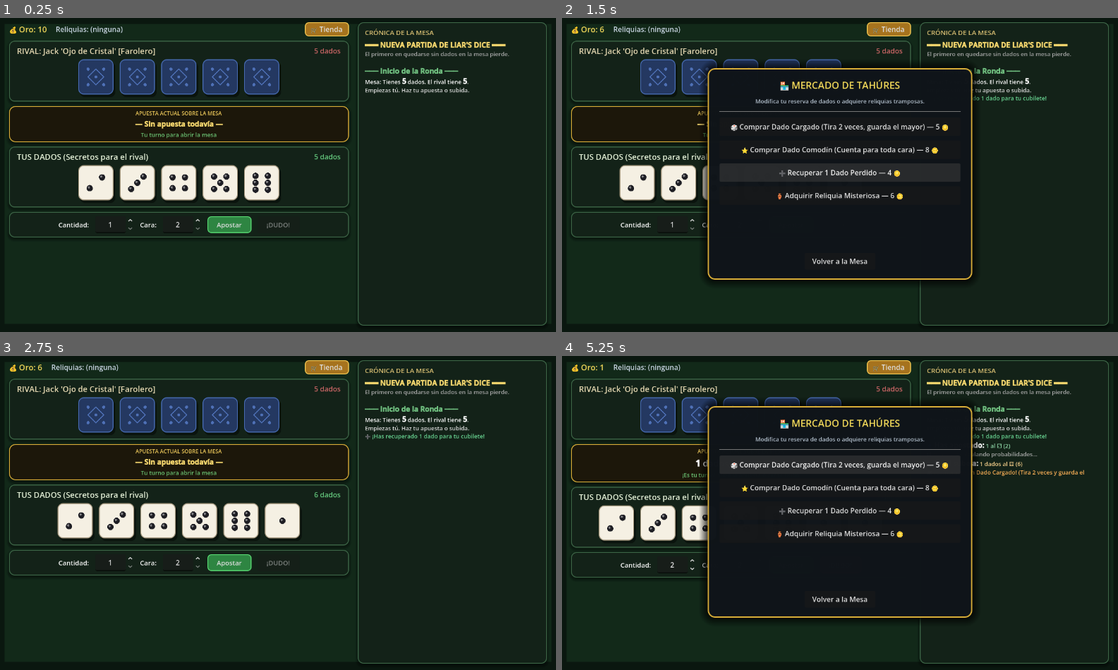
Above: before the commit, frames 1-4 (two rows, left to right).
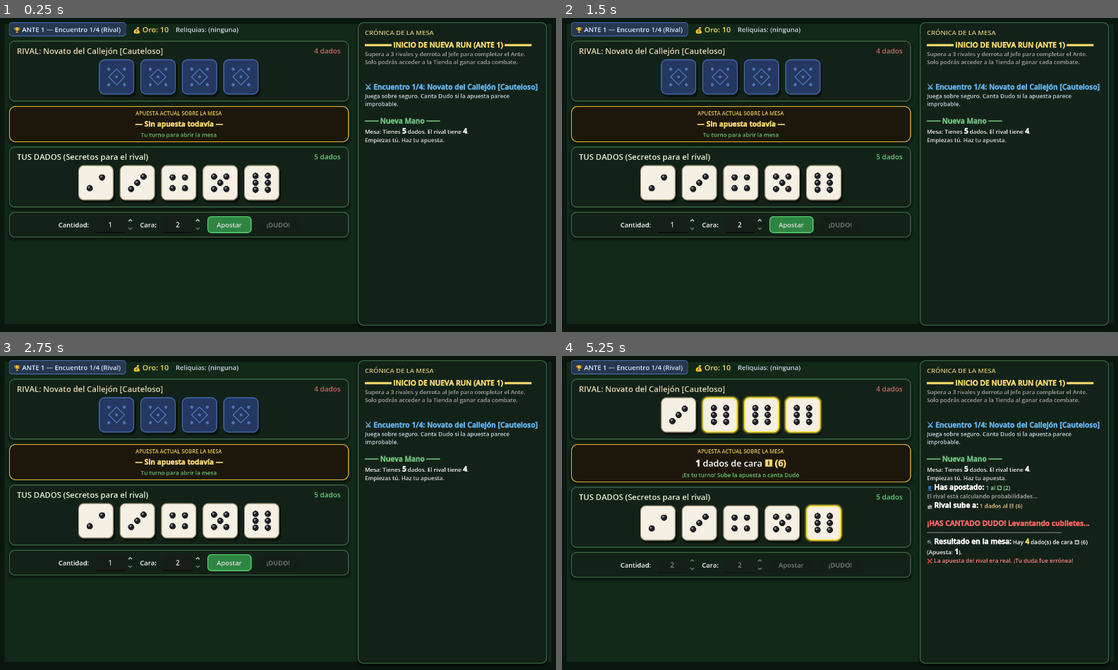
Above: after the commit, the same moments.

Repository: DaltooNico/LiarsDice
Game: Godot game, scene res://Main.tscn
Same seed, same stepped clock (60 frames per second), same inputs: the game is played once before the commit and once after it.
Inputs (mouse positions are in pixels of both pictures, inside the frame that each line leads up to):
- Up to frame 1 (0.25 s): no input
- Up to frame 2 (1.5 s): click (890, 30) at 0.5 s, where only the run before the commit has a clickable "🛒 Tienda"; click (840, 171) at 1.25 s, where only the run before the commit has a clickable "➕ Recuperar 1 Dado Perdido — …"
- Up to frame 3 (2.75 s): click (278, 597) at 2 s, where only the run before the commit has a clickable "Volver a la Mesa"
- Up to frame 4 (5.25 s): click "Apostar" at 2.75 s; click (890, 368) at 3.5 s, where only the run before the commit has a clickable "🛒 Tienda"; click "¡DUDO!" at 4.25 s; click (840, 465) at 5 s, where only the run before the commit has a clickable "🎲 Comprar Dado Cargado (Tira …"

The runs differ from the first frame. In frame 1, 6.3% of the frame differs, in the area x 1-97%, y 1-40%; in frame 2, 15%; in frame 3, 9.6%; in frame 4, 18%, in the area x 1-97%, y 1-86%.

Commit message:
feat: balatro-style run structure (3 rivals + 1 boss) & victory-only shop
- Ante/Run Progression: 4 tiered encounters per run:
  1. Jack 'El Novato' (Cautious, 4 dice)
  2. Vargas 'El Sabueso' (Aggressive, 5 dice)
  3. Madame Farol (Bluffer, 5 dice)
  4. 👑 El Barón Tramposo (Boss, 6 dice with golden wildcard die)
- Shop Flow: Shop is strictly locked during matches and opens only after winning each encounter.
- Victory/Defeat Loop: Beating rivals awards gold, unlocks the shop, and prompts to advance; defeating the Boss wins the entire run; losing all dice triggers game over.

Diff:
--- a/Main.gd
+++ b/Main.gd
@@ -5,23 +5,65 @@
 const RelicManager = preload("res://RelicManager.gd")
 const RelicScript = preload("res://Relic.gd")
 
-# ── Modelos de datos ───────────────────────────────────────────────────────────
+# ── Roster de Encuentros (Estilo Balatro: 3 Rivales + 1 Jefe) ───────────────────
+const ENCOUNTERS = [
+	{
+		"name": "Jack 'El Novato'",
+		"title": "Novato del Callejón [Cauteloso]",
+		"personality": EnemyAI.Personality.CAUTIOUS,
+		"dice_count": 4,
+		"reward": 4,
+		"is_boss": false,
+		"desc": "Juega sobre seguro. Canta Dudo si la apuesta parece improbable."
+	},
+	{
+		"name": "Vargas 'El Sabueso'",
+		"title": "Tahúr Callejero [Agresivo]",
+		"personality": EnemyAI.Personality.AGGRESSIVE,
+		"dice_count": 5,
+		"reward": 5,
+		"is_boss": false,
+		"desc": "Agresivo. Presiona subiendo la apuesta para intimidar."
+	},
+	{
+		"name": "Madame Farol",
+		"title": "Apostadora Ciega [Farolera]",
+		"personality": EnemyAI.Personality.BLUFFER,
+		"dice_count": 5,
+		"reward": 6,
+		"is_boss": false,
+		"desc": "Impredecible. Apuesta a caras que no tiene para tender trampas."
+	},
+	{
+		"name": "👑 El Barón Tramposo",
+		"title": "JEFE: El Barón Tramposo [Jefe]",
+		"personality": EnemyAI.Personality.CHEATER_BOSS,
+		"dice_count": 6,
+		"reward": 15,
+		"is_boss": true,
+		"desc": "¡JEFE! Juega con 6 dados y posee un dado comodín dorado en su reserva."
+	}
+]
+
+# ── Progreso de la Run (Roguelike) ─────────────────────────────────────────────
+var current_ante: int = 1
+var encounter_index: int = 0
+var player_gold: int = 10
+var relic_manager = null
+
+# ── Modelos de datos de dados ──────────────────────────────────────────────────
 var player_dice: Array[Die] = []
 var enemy_dice:  Array[Die] = []
 
 var player_dice_views: Array[DiceFace] = []
 var enemy_dice_views:  Array[DiceFace] = []
-
-# ── Economía y Roguelike ───────────────────────────────────────────────────────
-var player_gold: int = 10
-var relic_manager = null
 
 # ── Estado de la mesa ──────────────────────────────────────────────────────────
 var current_bet: Dictionary = {"quantity": 0, "face": 0}
 var is_player_turn: bool = true
 var is_thinking: bool = false
 
-enum State { BETTING, ROUND_OVER, GAME_OVER }
+enum State { BETTING, ROUND_OVER, MATCH_WON, GAME_OVER, RUN_WON }
 var state: State = State.BETTING
 
 const JOKER_FACE = 1
@@ -34,9 +76,9 @@
 var _log_buffer: String = ""
 
 # ── Referencias UI ─────────────────────────────────────────────────────────────
+@onready var stage_label     : Label         = $UILayer/Margin/Layout/LeftPlayArea/TopBar/StagePanel/Margin/StageLabel
 @onready var gold_label      : Label         = $UILayer/Margin/Layout/LeftPlayArea/TopBar/GoldLabel
 @onready var relics_label    : Label         = $UILayer/Margin/Layout/LeftPlayArea/TopBar/RelicsLabel
-@onready var btn_open_shop   : Button        = $UILayer/Margin/Layout/LeftPlayArea/TopBar/BtnOpenShop
 
 @onready var game_log        : RichTextLabel = $UILayer/Margin/Layout/RightLogArea/LogPanel/Margin/VBox/GameLog
 @onready var enemy_title     : Label         = $UILayer/Margin/Layout/LeftPlayArea/EnemyPanel/Margin/VBox/Header/EnemyTitle
@@ -56,14 +98,12 @@
 @onready var btn_dudo        : Button        = $UILayer/Margin/Layout/LeftPlayArea/ControlsPanel/Margin/ControlsHBox/BtnDudo
 @onready var btn_action      : Button        = $UILayer/Margin/Layout/LeftPlayArea/ControlsPanel/Margin/ControlsHBox/BtnAction
 
-@onready var shop_overlay    : PanelContainer = $UILayer/ShopOverlay
+@onready var shop_overlay         : PanelContainer = $UILayer/ShopOverlay
+@onready var next_encounter_label : Label          = $UILayer/ShopOverlay/Margin/VBox/NextEncounterLabel
+@onready var btn_next_match       : Button         = $UILayer/ShopOverlay/Margin/VBox/BtnNextMatch
 
 func _ready() -> void:
-	relic_manager = RelicManager.new()
-	enemy_ai = EnemyAI.new(EnemyAI.Personality.BLUFFER, "Jack 'Ojo de Cristal' [Farolero]")
-	enemy_title.text = "RIVAL: " + enemy_ai.boss_name
-	_update_top_bar()
-	start_match(5, 5)
+	start_new_run()
 
 # ── Sistema de Log enriquecido con BBCode ──────────────────────────────────────
 
@@ -75,21 +115,61 @@
 	_log_buffer = ""
 	game_log.text = ""
 
-# ── Ciclo de Vida: Partida y Ronda ─────────────────────────────────────────────
-
-func start_match(player_count: int, enemy_count: int) -> void:
-	player_dice = _create_dice(player_count)
-	enemy_dice  = _create_dice(enemy_count)
+# ── Ciclo de Vida de la Run ────────────────────────────────────────────────────
+
+func start_new_run() -> void:
+	current_ante = 1
+	encounter_index = 0
+	player_gold = 10
+	relic_manager = RelicManager.new()
+
+	# La reserva inicial del jugador: 5 dados normales
+	player_dice = _create_dice(5)
+
 	_clear_log()
-	log_msg("[b][color=#f5d76e]═══ NUEVA PARTIDA DE LIAR'S DICE ═══[/color][/b]")
-	log_msg("[color=#aaaaaa]El primero en quedarse sin dados en la mesa pierde.[/color]")
+	log_msg("[b][color=#f5d76e]══════ INICIO DE NUEVA RUN (ANTE %d) ══════[/color][/b]" % current_ante)
+	log_msg("[color=#aaaaaa]Supera a 3 rivales y derrota al Jefe para completar el Ante.[/color]")
+	log_msg("[color=#aaaaaa]Solo podrás acceder a la Tienda al ganar cada combate.[/color]\n")
+
+	start_encounter(encounter_index)
+
+func start_encounter(idx: int) -> void:
+	shop_overlay.visible = false
+	var enc: Dictionary = ENCOUNTERS[idx]
+
+	# Configurar IA rival
+	enemy_ai = EnemyAI.new(enc.personality, enc.name)
+	enemy_title.text = "RIVAL: " + enc.title
+
+	# Crear dados del rival (si es el jefe, tiene 1 comodín especial)
+	enemy_dice.clear()
+	var rival_dice_count: int = enc.dice_count
+	if enc.is_boss:
+		enemy_dice.append(Die.new(Die.Type.WILDCARD)) # Dado tramposo del jefe
+		for _i in range(rival_dice_count - 1):
+			enemy_dice.append(Die.new())
+	else:
+		enemy_dice = _create_dice(rival_dice_count)
+
+	# Asegurar que el jugador comience con al menos 5 dados (conservando especiales)
+	while player_dice.size() < 5:
+		player_dice.append(Die.new())
+
+	_update_top_bar()
+
+	if enc.is_boss:
+		log_msg("\n[b][color=#e53e3e]⚠ ¡ADVERTENCIA DE JEFE! Te enfrentas a %s[/color][/b]" % enc.name)
+		log_msg("[color=#feb2b2]%s[/color]" % enc.desc)
+	else:
+		log_msg("\n[b][color=#63b3ed]⚔ Encuentro %d/4: %s[/color][/b]" % [idx + 1, enc.title])
+		log_msg("[color=#cbd5e0]%s[/color]" % enc.desc)
+
 	start_round()
 
 func start_round() -> void:
 	is_thinking = false
 	shop_overlay.visible = false
 
-	# Tirar dados físicos de ambos jugadores
 	for die: Die in player_dice:
 		die.roll()
 	for die: Die in enemy_dice:
@@ -107,15 +187,15 @@
 	_reset_spinboxes_for_turn()
 	_update_top_bar()
 
-	log_msg("\n[b][color=#70c080]─── Inicio de la Ronda ───[/color][/b]")
+	log_msg("\n[b][color=#70c080]─── Nueva Mano ───[/color][/b]")
 	log_msg("Mesa: Tienes [b]%d[/b] dados. El rival tiene [b]%d[/b]." % [player_dice.size(), enemy_dice.size()])
 
-	# Reliquia: Lente de Cuarzo revela 1 dado del rival
+	# Reliquia: Lente de Cuarzo
 	if relic_manager.has_relic("spy_lens") and not enemy_dice_views.is_empty():
 		enemy_dice_views[0].face_down = false
 		log_msg("[color=#63b3ed]👁️ [b]Lente de Cuarzo:[/b] Puedes espiar que el rival tiene un dado con cara %d![/color]" % enemy_dice[0].face)
 
-	log_msg("[color=#e0e0e0]Empiezas tú. Haz tu apuesta o subida.[/color]")
+	log_msg("[color=#e0e0e0]Empiezas tú. Haz tu apuesta.[/color]")
 
 func _create_dice(count: int) -> Array[Die]:
 	var hand: Array[Die] = []
@@ -126,7 +206,7 @@
 func _sort_dice(dice: Array[Die]) -> void:
 	dice.sort_custom(func(a, b): return a.face < b.face)
 
-# ── Renderizado y Animación de Dados Visuales ──────────────────────────────────
+# ── Renderizado y Animación de Dados ───────────────────────────────────────────
 
 func _clear_dice_container(container: HBoxContainer) -> void:
 	for child in container.get_children():
@@ -138,7 +218,6 @@
 	player_dice_views.clear()
 	enemy_dice_views.clear()
 
-	# Dados del jugador
 	for i in range(player_dice.size()):
 		var die: Die = player_dice[i]
 		var view := DiceFace.new(die.face, die.type, false)
@@ -146,7 +225,6 @@
 		player_dice_views.append(view)
 		view.play_roll_anim(float(i) * 0.05)
 
-	# Dados del rival
 	for i in range(enemy_dice.size()):
 		var die: Die = enemy_dice[i]
 		var view := DiceFace.new(die.face, die.type, true)
@@ -160,6 +238,14 @@
 # ── Actualización de Interfaz ──────────────────────────────────────────────────
 
 func _update_top_bar() -> void:
+	var enc: Dictionary = ENCOUNTERS[encounter_index]
+	var stage_text: String
+	if enc.is_boss:
+		stage_text = "👑 ANTE %d — Encuentro 4/4 (¡JEFE!)" % current_ante
+	else:
+		stage_text = "🏆 ANTE %d — Encuentro %d/4 (Rival)" % [current_ante, encounter_index + 1]
+	stage_label.text = stage_text
+
 	gold_label.text = "💰 Oro: %d" % player_gold
 	if relic_manager == null or relic_manager.active_relics.is_empty():
 		relics_label.text = "Reliquias: (ninguna)"
@@ -208,23 +294,34 @@
 			btn_bet.disabled   = (not is_player_turn) or is_thinking
 			btn_dudo.disabled  = (current_bet.quantity == 0) or (not is_player_turn) or is_thinking
 			btn_action.visible = false
-			btn_open_shop.disabled = false
 			spin_quantity.editable = is_player_turn and not is_thinking
 			spin_face.editable     = is_player_turn and not is_thinking
 		State.ROUND_OVER:
 			btn_bet.disabled   = true
 			btn_dudo.disabled  = true
-			btn_action.text    = "Siguiente Ronda"
+			btn_action.text    = "Siguiente Mano"
 			btn_action.visible = true
-			btn_open_shop.disabled = false
+			spin_quantity.editable = false
+			spin_face.editable     = false
+		State.MATCH_WON:
+			btn_bet.disabled   = true
+			btn_dudo.disabled  = true
+			btn_action.text    = "Ir a la Tienda 🛒"
+			btn_action.visible = true
 			spin_quantity.editable = false
 			spin_face.editable     = false
 		State.GAME_OVER:
 			btn_bet.disabled   = true
 			btn_dudo.disabled  = true
-			btn_action.text    = "Revancha (Nueva Partida)"
+			btn_action.text    = "Reintentar Run (Nueva Partida)"
 			btn_action.visible = true
-			btn_open_shop.disabled = false
+			spin_quantity.editable = false
+			spin_face.editable     = false
+		State.RUN_WON:
+			btn_bet.disabled   = true
+			btn_dudo.disabled  = true
+			btn_action.text    = "¡Victoria Total! (Nueva Run)"
+			btn_action.visible = true
 			spin_quantity.editable = false
 			spin_face.editable     = false
 
@@ -268,10 +365,10 @@
 	match state:
 		State.ROUND_OVER:
 			start_round()
-		State.GAME_OVER:
-			player_gold = 10
-			relic_manager = RelicManager.new()
-			start_match(5, 5)
+		State.MATCH_WON:
+			_open_victory_shop()
+		State.GAME_OVER, State.RUN_WON:
+			start_new_run()
 
 # ── Turno del Enemigo (IA) ─────────────────────────────────────────────────────
 
@@ -333,7 +430,7 @@
 		var reveal_time: float = float(enemy_dice_views.size()) * 0.12 + 0.35
 		await get_tree().create_timer(reveal_time).timeout
 
-	# 2. Contar dados físicos válidos
+	# 2. Contar dados físicos
 	var physical_count: int = 0
 	var f_str: String = FACE_SYMBOLS[bet_face]
 
@@ -349,7 +446,7 @@
 			physical_count += 1
 			enemy_dice_views[i].is_highlighted = true
 
-	# 3. Intercepción de Reliquias (Modificadores)
+	# 3. Intercepción de Reliquias
 	var relic_bonus: int = relic_manager.apply_dice_count_modifiers(bet_face, is_joker_round, physical_count, player_called)
 	var final_count: int = physical_count + relic_bonus
 
@@ -372,13 +469,12 @@
 			log_msg("[color=#fc8181]❌ La apuesta del rival era real. ¡Tu duda fue errónea![/color]")
 		else:
 			log_msg("[color=#68d391]🎯 ¡Cazaste el farol del rival! La apuesta era falsa.[/color]")
-			# Recompensa de oro por descubrir farol
-			var gold_reward: int = 3
+			var gold_reward: int = 2
 			if relic_manager.has_relic("gambler_pouch"):
 				gold_reward += 4
 				log_msg("[color=#f6e05e]💰 ¡Bolsa de Tahúr te otorga +4 oro extra![/color]")
 			player_gold += gold_reward
-			log_msg("[color=#f6e05e]+%d 🪙 de oro ganado.[/color]" % gold_reward)
+			log_msg("[color=#f6e05e]+%d 🪙 de oro ganado por cazar el farol.[/color]" % gold_reward)
 	else:
 		player_loses = not bet_was_true
 		if player_loses:
@@ -386,7 +482,7 @@
 		else:
 			log_msg("[color=#68d391]🎯 ¡Tu apuesta era legítima! El rival dudó equivocadamente.[/color]")
 			player_gold += 2
-			log_msg("[color=#f6e05e]+2 🪙 por defender tu farol/apuesta.[/color]")
+			log_msg("[color=#f6e05e]+2 🪙 por defender tu apuesta.[/color]")
 
 	_update_top_bar()
 
@@ -410,35 +506,71 @@
 	player_count_lbl.text = "%d dados" % player_dice.size()
 	enemy_count_lbl.text  = "%d dados" % enemy_dice.size()
 
-	# 5. Comprobar fin de partida o siguiente ronda
+	# 5. Comprobar resolución del combate
 	if is_inside_tree():
 		await get_tree().create_timer(0.5).timeout
 	is_thinking = false
 
 	if player_dice.is_empty():
-		_end_game(false)
+		_handle_player_defeat()
 	elif enemy_dice.is_empty():
-		_end_game(true)
+		_handle_match_victory()
 	else:
 		_set_state(State.ROUND_OVER)
 
-func _end_game(player_won: bool) -> void:
+# ── Victoria / Derrota de Combate ─────────────────────────────────────────────
+
+func _handle_player_defeat() -> void:
 	log_msg("═══════════════════════════════════════")
-	if player_won:
-		log_msg("[b][color=#f6e05e]🏆 ¡VICTORIA TOTAL! Has derrotado a %s.[/color][/b]" % enemy_ai.boss_name)
-		log_msg("[color=#68d391]El rival se quedó sin dados en la mesa.[/color]")
-	else:
-		log_msg("[b][color=#e53e3e]💀 DERROTA. Te quedaste sin dados.[/color][/b]")
-		log_msg("[color=#fc8181]Mejor suerte en la próxima mano, tahúr.[/color]")
+	log_msg("[b][color=#e53e3e]💀 DERROTA. Te has quedado sin dados.[/color][/b]")
+	log_msg("[color=#fc8181]Tu run ha terminado en el Encuentro %d/4. ¡Mejor suerte la próxima vez![/color]" % (encounter_index + 1))
 	_set_state(State.GAME_OVER)
 
-# ── Interacción con la Tienda (Roguelike Shop) ──────────────────────────────────
-
-func _on_btn_open_shop_pressed() -> void:
+func _handle_match_victory() -> void:
+	var enc: Dictionary = ENCOUNTERS[encounter_index]
+	var reward: int = enc.reward
+	player_gold += reward
+	_update_top_bar()
+
+	log_msg("═══════════════════════════════════════")
+	log_msg("[b][color=#f6e05e]🎉 ¡HAS DERROTADO A %s![/color][/b]" % enc.name)
+	log_msg("[color=#68d391]Recompensa de combate: +%d 🪙 de oro.[/color]" % reward)
+
+	if enc.is_boss:
+		# ¡Has vencido al Jefe de la Run!
+		log_msg("\n[b][color=#f6e05e]🏆 ¡¡ANTE %d COMPLETADO CON ÉXITO!![/color][/b]" % current_ante)
+		log_msg("[b][color=#68d391]¡Has derrotado al Barón Tramposo y completado la Run Roguelike![/color][/b]")
+		_set_state(State.RUN_WON)
+	else:
+		log_msg("[color=#f5d76e]La Tienda está ahora abierta. Gasta tus ganancias antes del siguiente rival.[/color]")
+		_set_state(State.MATCH_WON)
+		# Abrir la tienda de victoria
+		_open_victory_shop()
+
+# ── Tienda de Victoria (Solo tras ganar el encuentro) ──────────────────────────
+
+func _open_victory_shop() -> void:
 	shop_overlay.visible = true
-
-func _on_btn_close_shop_pressed() -> void:
+	var next_idx: int = encounter_index + 1
+	if next_idx < ENCOUNTERS.size():
+		var next_enc: Dictionary = ENCOUNTERS[next_idx]
+		if next_enc.is_boss:
+			next_encounter_label.text = "⚠️ ¡ATENCIÓN! PRÓXIMO COMBATE: %s (6 dados)" % next_enc.name
+			next_encounter_label.modulate = Color(1.0, 0.3, 0.3)
+			btn_next_match.text = "Enfrentar al Jefe 👑"
+		else:
+			next_encounter_label.text = "Próximo Rival: %s (%d dados)" % [next_enc.name, next_enc.dice_count]
+			next_encounter_label.modulate = Color(0.9, 0.8, 0.4)
+			btn_next_match.text = "Siguiente Rival ➡️"
+
+func _on_btn_next_match_pressed() -> void:
 	shop_overlay.visible = false
+	encounter_index += 1
+	if encounter_index < ENCOUNTERS.size():
+		start_encounter(encounter_index)
+	else:
+		# Fin del ante
+		start_new_run()
 
 func _on_btn_buy_loaded_pressed() -> void:
 	if player_gold < 5:
@@ -468,7 +600,7 @@
 	player_dice.append(Die.new(Die.Type.NORMAL))
 	_update_top_bar()
 	_render_dice_views()
-	log_msg("[color=#68d391]➕ ¡Has recuperado 1 dado para tu cubilete![/color]")
+	log_msg("[color=#68d391]➕ ¡Has recuperado 1 dado para tu reserva![/color]")
 
 func _on_btn_buy_relic_pressed() -> void:
 	if player_gold < 6:
--- a/Main.tscn
+++ b/Main.tscn
@@ -56,20 +56,8 @@
 corner_radius_bottom_left = 8
 corner_radius_bottom_right = 8
 
-[sub_resource type="StyleBoxFlat" id="StyleBoxFlat_btn_shop"]
-bg_color = Color(0.65, 0.45, 0.12, 1)
-border_width_left = 2
-border_width_top = 2
-border_width_right = 2
-border_width_bottom = 2
-border_color = Color(0.95, 0.78, 0.32, 1)
-corner_radius_top_left = 8
-corner_radius_top_right = 8
-corner_radius_bottom_left = 8
-corner_radius_bottom_right = 8
-
 [sub_resource type="StyleBoxFlat" id="StyleBoxFlat_modal"]
-bg_color = Color(0.06, 0.08, 0.10, 0.96)
+bg_color = Color(0.06, 0.08, 0.10, 0.97)
 border_width_left = 3
 border_width_top = 3
 border_width_right = 3
@@ -79,8 +67,20 @@
 corner_radius_top_right = 16
 corner_radius_bottom_left = 16
 corner_radius_bottom_right = 16
-shadow_color = Color(0, 0, 0, 0.7)
-shadow_size = 20
+shadow_color = Color(0, 0, 0, 0.75)
+shadow_size = 24
+
+[sub_resource type="StyleBoxFlat" id="StyleBoxFlat_stage_badge"]
+bg_color = Color(0.16, 0.22, 0.34, 0.9)
+border_width_left = 1
+border_width_top = 1
+border_width_right = 1
+border_width_bottom = 1
+border_color = Color(0.35, 0.55, 0.85, 1)
+corner_radius_top_left = 6
+corner_radius_top_right = 6
+corner_radius_bottom_left = 6
+corner_radius_bottom_right = 6
 
 [node name="Main" type="Node2D"]
 script = ExtResource("1_script")
@@ -122,26 +122,37 @@
 
 [node name="TopBar" type="HBoxContainer" parent="UILayer/Margin/Layout/LeftPlayArea"]
 layout_mode = 2
-theme_override_constants/separation = 20
+theme_override_constants/separation = 16
+
+[node name="StagePanel" type="PanelContainer" parent="UILayer/Margin/Layout/LeftPlayArea/TopBar"]
+layout_mode = 2
+theme_override_styles/panel = SubResource("StyleBoxFlat_stage_badge")
+
+[node name="Margin" type="MarginContainer" parent="UILayer/Margin/Layout/LeftPlayArea/TopBar/StagePanel"]
+layout_mode = 2
+theme_override_constants/margin_left = 10
+theme_override_constants/margin_top = 4
+theme_override_constants/margin_right = 10
+theme_override_constants/margin_bottom = 4
+
+[node name="StageLabel" type="Label" parent="UILayer/Margin/Layout/LeftPlayArea/TopBar/StagePanel/Margin"]
+layout_mode = 2
+theme_override_colors/font_color = Color(0.85, 0.92, 1.0, 1)
+theme_override_font_sizes/font_size = 15
+text = "🏆 ANTE 1 — Encuentro 1/4 (Rival)"
 
 [node name="GoldLabel" type="Label" parent="UILayer/Margin/Layout/LeftPlayArea/TopBar"]
 layout_mode = 2
 theme_override_colors/font_color = Color(0.95, 0.85, 0.35, 1)
-theme_override_font_sizes/font_size = 18
+theme_override_font_sizes/font_size = 17
 text = "💰 Oro: 10"
 
 [node name="RelicsLabel" type="Label" parent="UILayer/Margin/Layout/LeftPlayArea/TopBar"]
 layout_mode = 2
 size_flags_horizontal = 3
 theme_override_colors/font_color = Color(0.8, 0.85, 0.9, 1)
-theme_override_font_sizes/font_size = 16
+theme_override_font_sizes/font_size = 15
 text = "Reliquias: (ninguna)"
-
-[node name="BtnOpenShop" type="Button" parent="UILayer/Margin/Layout/LeftPlayArea/TopBar"]
-custom_minimum_size = Vector2(100, 32)
-layout_mode = 2
-theme_override_styles/normal = SubResource("StyleBoxFlat_btn_shop")
-text = "🛒 Tienda"
 
 [node name="EnemyPanel" type="PanelContainer" parent="UILayer/Margin/Layout/LeftPlayArea"]
 layout_mode = 2
@@ -166,13 +177,13 @@
 size_flags_horizontal = 3
 theme_override_colors/font_color = Color(0.9, 0.85, 0.7, 1)
 theme_override_font_sizes/font_size = 18
-text = "RIVAL: Tahúr Sombrío [Farolero]"
+text = "RIVAL: Novato del Callejón"
 
 [node name="EnemyCount" type="Label" parent="UILayer/Margin/Layout/LeftPlayArea/EnemyPanel/Margin/VBox/Header"]
 layout_mode = 2
 theme_override_colors/font_color = Color(0.8, 0.4, 0.4, 1)
 theme_override_font_sizes/font_size = 16
-text = "5 dados"
+text = "4 dados"
 
 [node name="EnemyDiceRow" type="HBoxContainer" parent="UILayer/Margin/Layout/LeftPlayArea/EnemyPanel/Margin/VBox"]
 custom_minimum_size = Vector2(0, 84)
@@ -313,10 +324,10 @@
 
 [node name="BtnAction" type="Button" parent="UILayer/Margin/Layout/LeftPlayArea/ControlsPanel/Margin/ControlsHBox"]
 visible = false
-custom_minimum_size = Vector2(125, 38)
-layout_mode = 2
-theme_override_font_sizes/font_size = 15
-text = "Nueva Ronda"
+custom_minimum_size = Vector2(130, 38)
+layout_mode = 2
+theme_override_font_sizes/font_size = 15
+text = "Siguiente Ronda"
 
 [node name="RightLogArea" type="VBoxContainer" parent="UILayer/Margin/Layout"]
 layout_mode = 2
@@ -359,20 +370,20 @@
 anchor_top = 0.5
 anchor_right = 0.5
 anchor_bottom = 0.5
-offset_left = -300.0
-offset_top = -240.0
-offset_right = 300.0
-offset_bottom = 240.0
+offset_left = -320.0
+offset_top = -250.0
+offset_right = 320.0
+offset_bottom = 250.0
 grow_horizontal = 2
 grow_vertical = 2
 theme_override_styles/panel = SubResource("StyleBoxFlat_modal")
 
 [node name="Margin" type="MarginContainer" parent="UILayer/ShopOverlay"]
 layout_mode = 2
-theme_override_constants/margin_left = 24
-theme_override_constants/margin_top = 20
-theme_override_constants/margin_right = 24
-theme_override_constants/margin_bottom = 20
+theme_override_constants/margin_left = 26
+theme_override_constants/margin_top = 18
+theme_override_constants/margin_right = 26
+theme_override_constants/margin_bottom = 18
 
 [node name="VBox" type="VBoxContainer" parent="UILayer/ShopOverlay/Margin"]
 layout_mode = 2
@@ -381,15 +392,15 @@
 [node name="ShopTitle" type="Label" parent="UILayer/ShopOverlay/Margin/VBox"]
 layout_mode = 2
 theme_override_colors/font_color = Color(0.95, 0.85, 0.35, 1)
-theme_override_font_sizes/font_size = 22
-text = "🏪 MERCADO DE TAHÚRES"
+theme_override_font_sizes/font_size = 23
+text = "🏪 TIENDA TRAS LA VICTORIA"
 horizontal_alignment = 1
 
 [node name="ShopSubtitle" type="Label" parent="UILayer/ShopOverlay/Margin/VBox"]
 layout_mode = 2
-theme_override_colors/font_color = Color(0.7, 0.75, 0.8, 1)
+theme_override_colors/font_color = Color(0.7, 0.85, 0.75, 1)
 theme_override_font_sizes/font_size = 13
-text = "Modifica tu reserva de dados o adquiere reliquias tramposas."
+text = "Has derrotado al rival. Invierte tus ganancias antes del siguiente duelo."
 horizontal_alignment = 1
 
 [node name="HSeparator" type="HSeparator" parent="UILayer/ShopOverlay/Margin/VBox"]
@@ -413,20 +424,27 @@
 [node name="BtnRecoverDie" type="Button" parent="UILayer/ShopOverlay/Margin/VBox/ShopItemsList"]
 custom_minimum_size = Vector2(0, 42)
 layout_mode = 2
-text = "➕ Recuperar 1 Dado Perdido — 4 🪙"
+text = "➕ Recuperar 1 Dado Perdido para la reserva — 4 🪙"
 
 [node name="BtnBuyRelic" type="Button" parent="UILayer/ShopOverlay/Margin/VBox/ShopItemsList"]
 custom_minimum_size = Vector2(0, 42)
 layout_mode = 2
 text = "🏺 Adquirir Reliquia Misteriosa — 6 🪙"
 
-[node name="BtnCloseShop" type="Button" parent="UILayer/ShopOverlay/Margin/VBox"]
-custom_minimum_size = Vector2(160, 38)
+[node name="NextEncounterLabel" type="Label" parent="UILayer/ShopOverlay/Margin/VBox"]
+layout_mode = 2
+theme_override_colors/font_color = Color(0.95, 0.78, 0.35, 1)
+theme_override_font_sizes/font_size = 14
+text = "Próximo Encuentro: ..."
+horizontal_alignment = 1
+
+[node name="BtnNextMatch" type="Button" parent="UILayer/ShopOverlay/Margin/VBox"]
+custom_minimum_size = Vector2(220, 42)
 layout_mode = 2
 size_flags_horizontal = 4
-text = "Volver a la Mesa"
-
-[connection signal="pressed" from="UILayer/Margin/Layout/LeftPlayArea/TopBar/BtnOpenShop" to="." method="_on_btn_open_shop_pressed"]
+theme_override_font_sizes/font_size = 16
+text = "Siguiente Rival ➡️"
+
 [connection signal="pressed" from="UILayer/Margin/Layout/LeftPlayArea/ControlsPanel/Margin/ControlsHBox/BtnBet" to="." method="_on_btn_bet_pressed"]
 [connection signal="pressed" from="UILayer/Margin/Layout/LeftPlayArea/ControlsPanel/Margin/ControlsHBox/BtnDudo" to="." method="_on_btn_dudo_pressed"]
 [connection signal="pressed" from="UILayer/Margin/Layout/LeftPlayArea/ControlsPanel/Margin/ControlsHBox/BtnAction" to="." method="_on_btn_action_pressed"]
@@ -434,4 +452,4 @@
 [connection signal="pressed" from="UILayer/ShopOverlay/Margin/VBox/ShopItemsList/BtnBuyWildcard" to="." method="_on_btn_buy_wildcard_pressed"]
 [connection signal="pressed" from="UILayer/ShopOverlay/Margin/VBox/ShopItemsList/BtnRecoverDie" to="." method="_on_btn_recover_die_pressed"]
 [connection signal="pressed" from="UILayer/ShopOverlay/Margin/VBox/ShopItemsList/BtnBuyRelic" to="." method="_on_btn_buy_relic_pressed"]
-[connection signal="pressed" from="UILayer/ShopOverlay/Margin/VBox/BtnCloseShop" to="." method="_on_btn_close_shop_pressed"]
+[connection signal="pressed" from="UILayer/ShopOverlay/Margin/VBox/BtnNextMatch" to="." method="_on_btn_next_match_pressed"]
Not shown: 1 places in Main.tscn that only renumber resources
